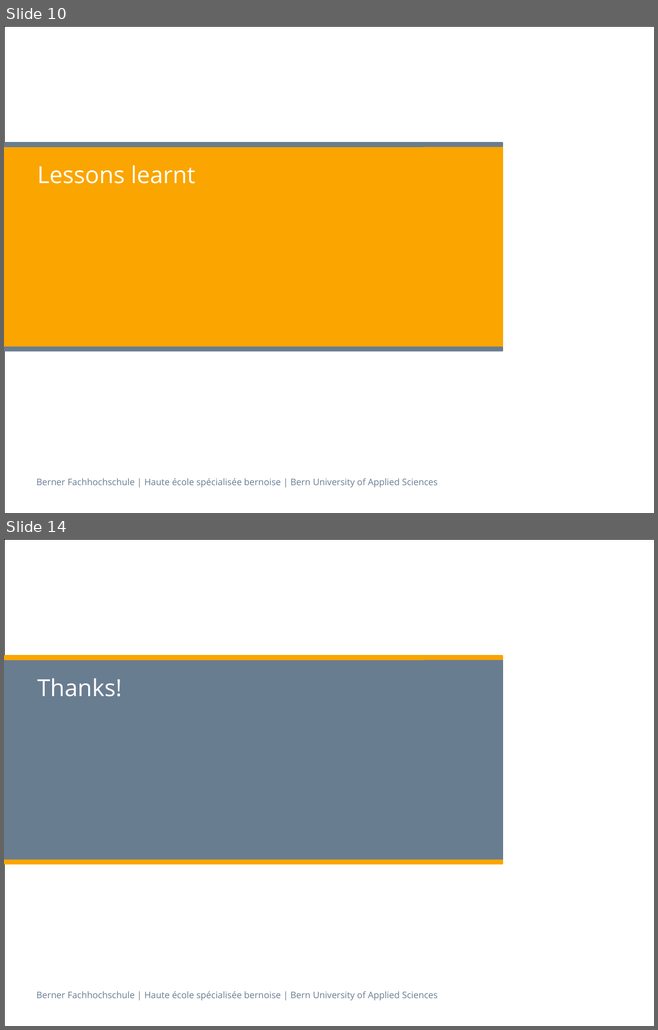
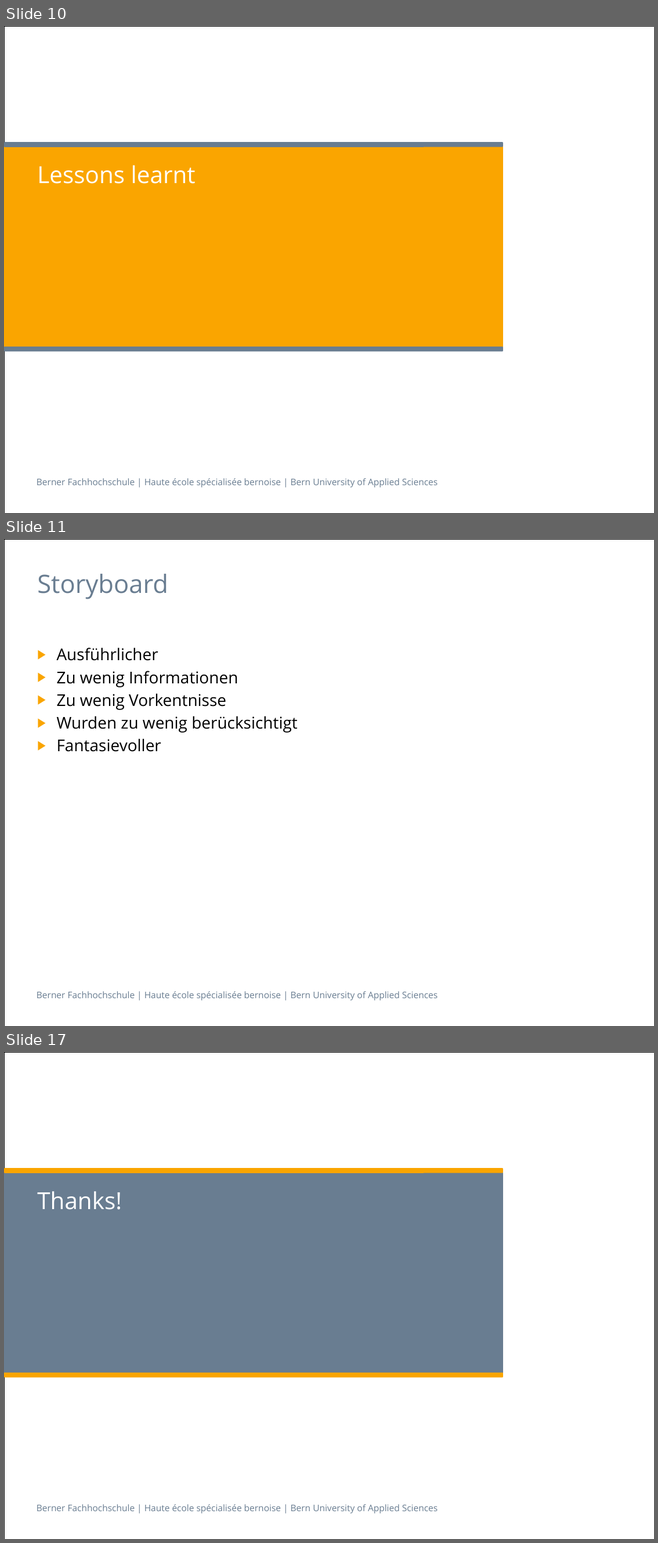
Before and after one commit to isels1/ch.bfh.btx8081.w2015.blue, a slide deck: doc/task14/Task14.pptx. Shown one above the other, each under a label of ours: slides 10 and 14 before the commit, slides 10, 11 and 17 after it; the slides between them are not shown. The pictures are 658x1030 and 658x1543 pixels, drawn with LibreOffice and Linux fonts; fonts in the diff are those of the drawing. Boxes give left, top, right and bottom in pixels: in the first picture for what was removed or moved away, otherwise in the second. Text is boxed around its words. In the diff, an @@ line names an element or a change of style, - is before the commit and + after.

```diff
--- a/doc/task14/Task14.pptx
+++ b/doc/task14/Task14.pptx
@@ slide 11 added at <box>4,539,654,1026</box>, background #FFFFFF; not listed: 2 template elements that a slide beside it also shows @@
@@ title added at <box>37,574,168,599</box>, 28 pt, text #697D91 @@
+Storyboard
@@ text added at <box>57,647,297,752</box>, 18 pt, text #000000 @@
+▶ Ausführlicher
+▶ Zu wenig Informationen
+▶ Zu wenig Vorkentnisse
+▶ Wurden zu wenig berücksichtigt
+▶ Fantasievoller
@@ what was slide 14 is now slide 17 @@
```
Also in this commit, not shown: 2 slides changed, 3 other slides added, 1 slide removed.
